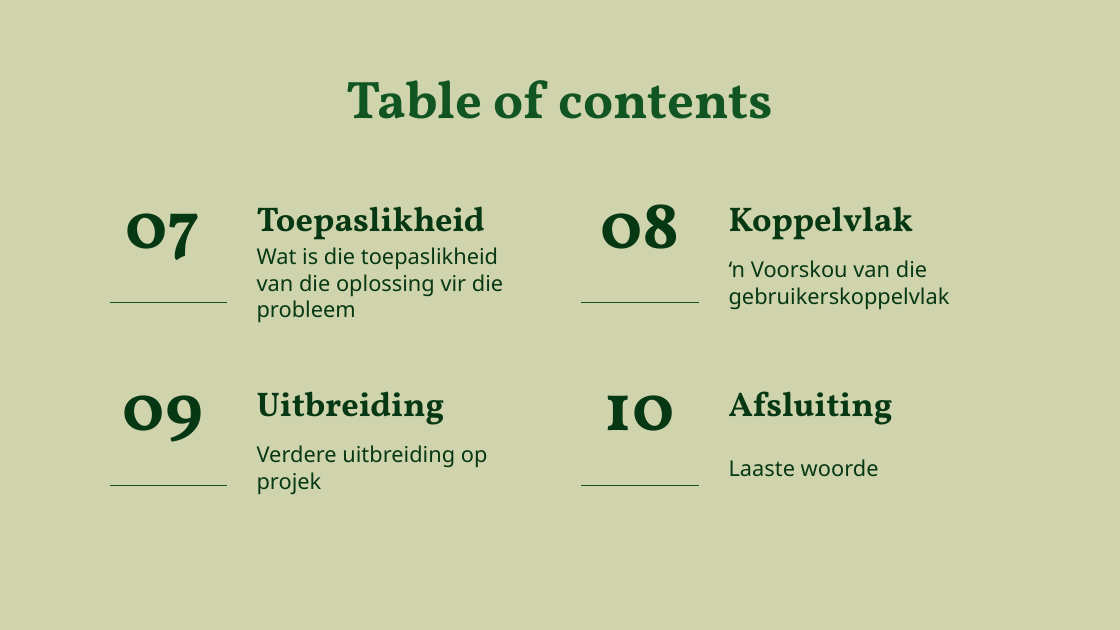
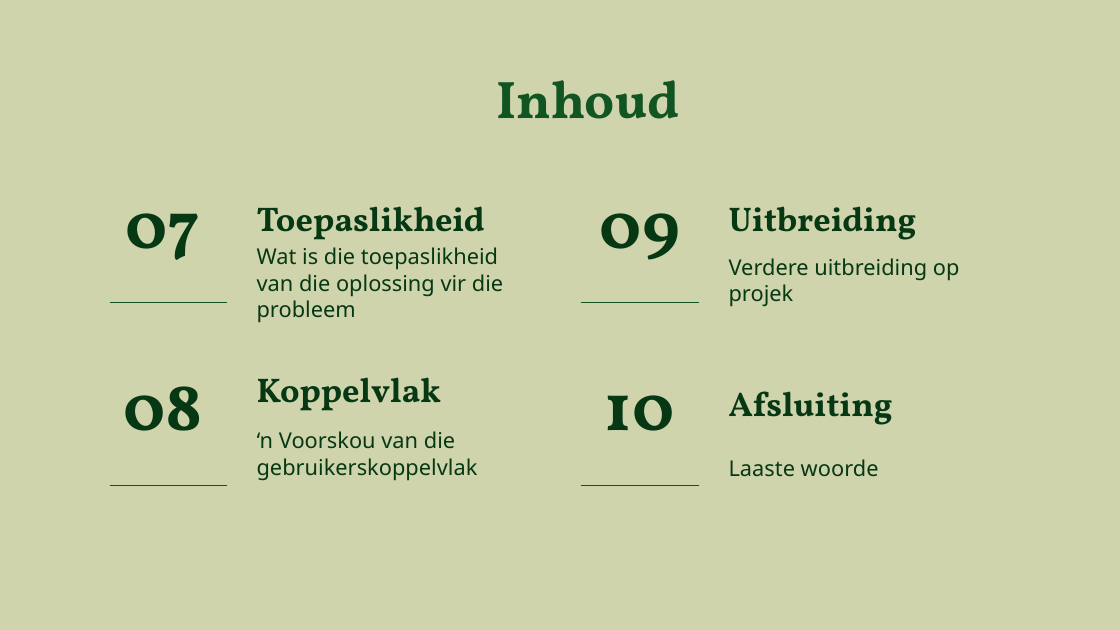
Before and after one commit to Sav-123159/Kortpad, a slide deck: slide 4 of dokumentasie/Die_Divas_Presentation.pptx. Drawn at 1120x630 pixels with LibreOffice and Linux fonts; fonts in the diff are those of the drawing; background and template pictures are left out. Boxes give left, top, right and bottom in pixels: in the first picture for what was removed or moved away, otherwise in the second. Text is boxed around its words. In the diff, an @@ line names an element or a change of style, - is before the commit and + after.

```diff
--- a/dokumentasie/Die_Divas_Presentation.pptx
+++ b/dokumentasie/Die_Divas_Presentation.pptx
@@ title at <box>496,80,679,119</box>: text changed @@
-Table of contents
+Inhoud
@@ title "Uitbreiding": place and size @@
-title "Uitbreiding" at <box>257,391,445,425</box>
+title "Uitbreiding" at <box>729,206,917,240</box>
@@ title at <box>600,213,680,260</box>: text changed @@
-08
+09
@@ subtitle "Verdere uitbreiding op projek": place and size @@
-subtitle "Verdere uitbreiding op projek" at <box>257,445,488,495</box>
+subtitle "Verdere uitbreiding op projek" at <box>729,258,960,307</box>
@@ title "Koppelvlak": place and size @@
-title "Koppelvlak" at <box>729,206,914,240</box>
+title "Koppelvlak" at <box>257,377,442,411</box>
@@ title at <box>123,386,202,431</box>: text changed @@
-09
+08
@@ subtitle "‘n Voorskou van die gebruikerskoppelvlak": place and size @@
-subtitle "‘n Voorskou van die gebruikerskoppelvlak" at <box>729,260,950,310</box>
+subtitle "‘n Voorskou van die gebruikerskoppelvlak" at <box>257,431,478,481</box>
```
Also in this commit, not shown: 4 other slides changed, 1 other file.
